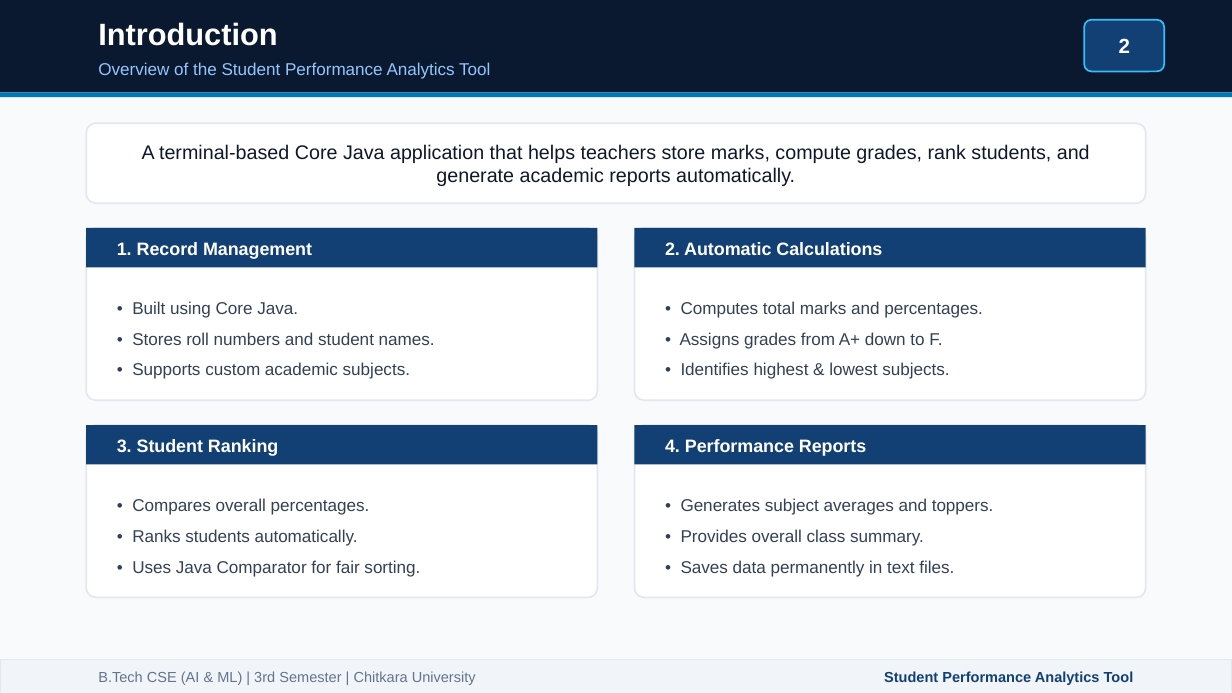
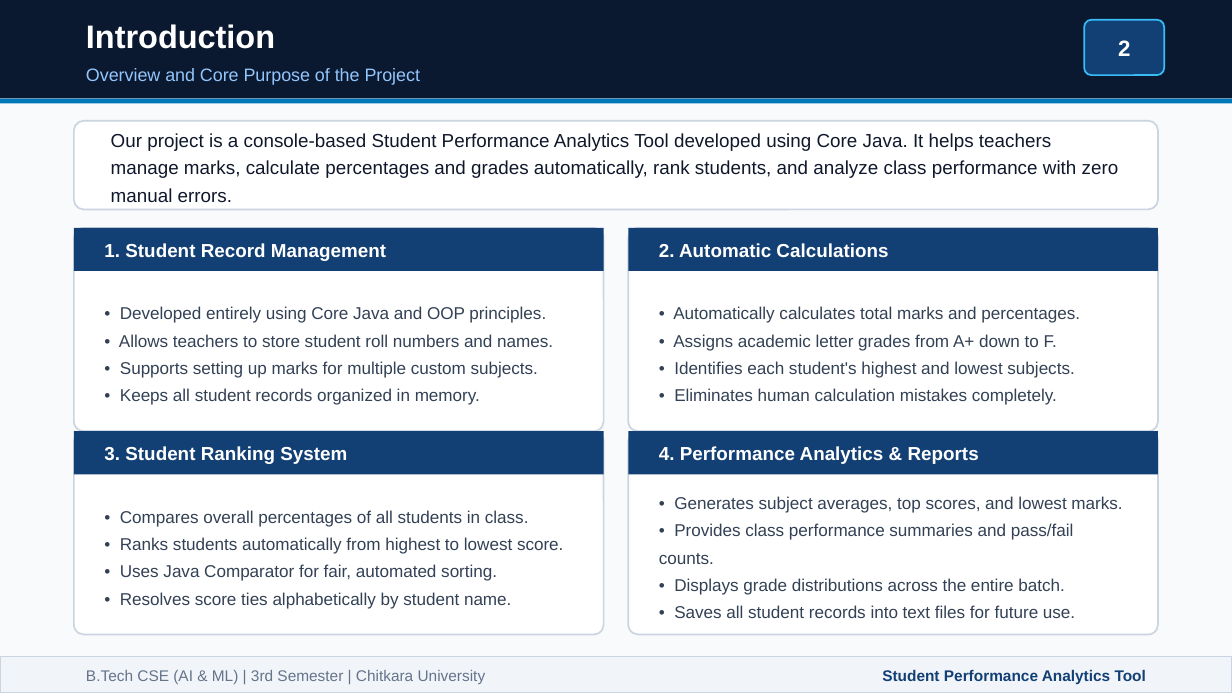
Before and after one commit to Tanmay-Arora19/java_project_sem3, a slide deck: slide 2 of Student_Performance_Analytics_Presentation.pptx. Drawn at 1232x693 pixels with LibreOffice and Linux fonts; fonts in the diff are those of the drawing. Boxes give left, top, right and bottom in pixels: in the first picture for what was removed or moved away, otherwise in the second. Text is boxed around its words. In the diff, an @@ line names an element or a change of style, - is before the commit and + after.

Commit message:
Enhance font sizes, fill multi-container slides, and refine visual balance

```diff
--- a/Student_Performance_Analytics_Presentation.pptx
+++ b/Student_Performance_Analytics_Presentation.pptx
@@ rectangle: place and size @@
-rectangle at (0, 0, 1232, 92)
+rectangle at (0, 0, 1232, 99)
@@ text "Introduction": place and size @@
-text "Introduction" at (98, 22, 277, 46)
+text "Introduction" at (86, 24, 275, 49)
@@ text "Introduction" at (86, 24, 275, 49): size 18 to 19 pt @@
@@ text "2" at (1118, 40, 1130, 56): size 12 to 13 pt @@
@@ rounded rectangle: place and size @@
-rounded rectangle at (1084, 20, 1164, 71)
+rounded rectangle at (1084, 20, 1164, 75)
@@ rounded rectangle at (1084, 20, 1164, 75): proportions changed @@
@@ text at (86, 68, 421, 85): text changed; size 10 to 10.5 pt @@
-Overview of the Student Performance Analytics Tool
+Overview and Core Purpose of the Project
@@ rectangle: place and size @@
-rectangle at (0, 92, 1232, 97)
+rectangle at (0, 99, 1232, 103)
@@ rounded rectangle: place and size @@
-rounded rectangle at (86, 123, 1146, 203)
+rounded rectangle at (74, 121, 1158, 209)
@@ text at (111, 133, 1119, 202): text changed; size 11.5 to 11 pt @@
-A terminal-based Core Java application that helps teachers store marks, compute grades, rank students, and generate academic reports automatically.
+Our project is a console-based Student Performance Analytics Tool developed using Core Java. It helps teachers manage marks, calculate percentages and grades automatically, rank students, and analyze class performance with zero manual errors.
@@ rectangle: place and size @@
-rectangle at (86, 228, 598, 267)
+rectangle at (74, 228, 604, 271)
@@ rounded rectangle: place and size @@
-rounded rectangle at (86, 228, 598, 400)
+rounded rectangle at (74, 228, 604, 431)
@@ rectangle: place and size @@
-rectangle at (634, 228, 1146, 267)
+rectangle at (628, 228, 1158, 271)
@@ rounded rectangle: place and size @@
-rounded rectangle at (634, 228, 1146, 400)
+rounded rectangle at (628, 228, 1158, 431)
@@ text "2. Automatic Calculations" at (659, 243, 888, 257): size 10.5 to 11 pt @@
@@ text at (104, 243, 386, 261): text changed; size 10.5 to 11 pt @@
-1. Record Management
+1. Student Record Management
@@ text at (119, 306, 553, 405): text changed @@
-• Built using Core Java.
-• Stores roll numbers and student names.
-• Supports custom academic subjects.
+• Developed entirely using Core Java and OOP principles.
+• Allows teachers to store student roll numbers and names.
+• Supports setting up marks for multiple custom subjects.
+• Keeps all student records organized in memory.
@@ text at (673, 306, 1080, 405): text changed @@
-• Computes total marks and percentages.
-• Assigns grades from A+ down to F.
-• Identifies highest & lowest subjects.
+• Automatically calculates total marks and percentages.
+• Assigns academic letter grades from A+ down to F.
+• Identifies each student's highest and lowest subjects.
+• Eliminates human calculation mistakes completely.
@@ rectangle: place and size @@
-rectangle at (86, 425, 598, 464)
+rectangle at (74, 431, 604, 474)
@@ outline #E2E8F0 1 pt to #CBD5E1 1 pt; proportions changed in 5 elements at (74, 121, 1158, 209), (628, 228, 1158, 431), (74, 228, 604, 431), (628, 431, 1158, 634), (74, 431, 604, 634) @@
@@ rounded rectangle: place and size @@
-rounded rectangle at (86, 425, 598, 598)
+rounded rectangle at (74, 431, 604, 634)
@@ text at (104, 446, 347, 464): text changed; size 10.5 to 11 pt @@
-3. Student Ranking
+3. Student Ranking System
@@ rectangle: place and size @@
-rectangle at (634, 425, 1146, 464)
+rectangle at (628, 431, 1158, 474)
@@ rounded rectangle: place and size @@
-rounded rectangle at (634, 425, 1146, 598)
+rounded rectangle at (628, 431, 1158, 634)
@@ text at (659, 446, 979, 464): text changed; size 10.5 to 11 pt @@
-4. Performance Reports
+4. Performance Analytics & Reports
@@ text at (659, 496, 1122, 618): text changed @@
-• Generates subject averages and toppers.
-• Provides overall class summary.
-• Saves data permanently in text files.
+• Generates subject averages, top scores, and lowest marks.
+• Provides class performance summaries and pass/fail counts.
+• Displays grade distributions across the entire batch.
+• Saves all student records into text files for future use.
@@ text at (120, 510, 563, 609): text changed @@
-• Compares overall percentages.
-• Ranks students automatically.
-• Uses Java Comparator for fair sorting.
+• Compares overall percentages of all students in class.
+• Ranks students automatically from highest to lowest score.
+• Uses Java Comparator for fair, automated sorting.
+• Resolves score ties alphabetically by student name.
@@ rectangle at (0, 657, 1232, 692): outline #E2E8F0 0.5 pt to #CBD5E1 0.5 pt @@
@@ text "B.Tech CSE (AI & ML) ...": place and size @@
-text "B.Tech CSE (AI & ML) ..." at (98, 671, 476, 685)
+text "B.Tech CSE (AI & ML) ..." at (86, 670, 486, 684)
@@ text "B.Tech CSE (AI & ML) ..." at (86, 670, 486, 684): size 8.5 to 9 pt @@
@@ text "Student Performance Analytics Tool" at (882, 669, 1146, 684): size 8.5 to 9 pt @@
```
Also in this commit, not shown: 14 other slides changed, 2 other files.
